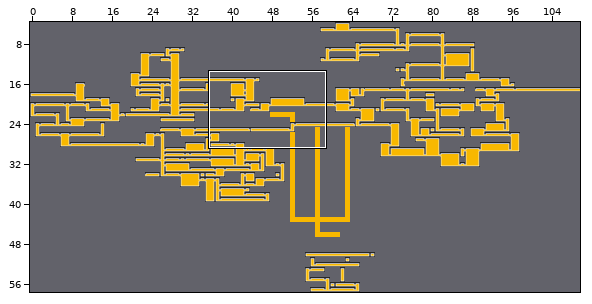
Two versions of a level (Tiled map, maps/worldmaptiles.tmx). The picture above shows the old version from afar; the outline marks the close-up.
Close-up. Old version:
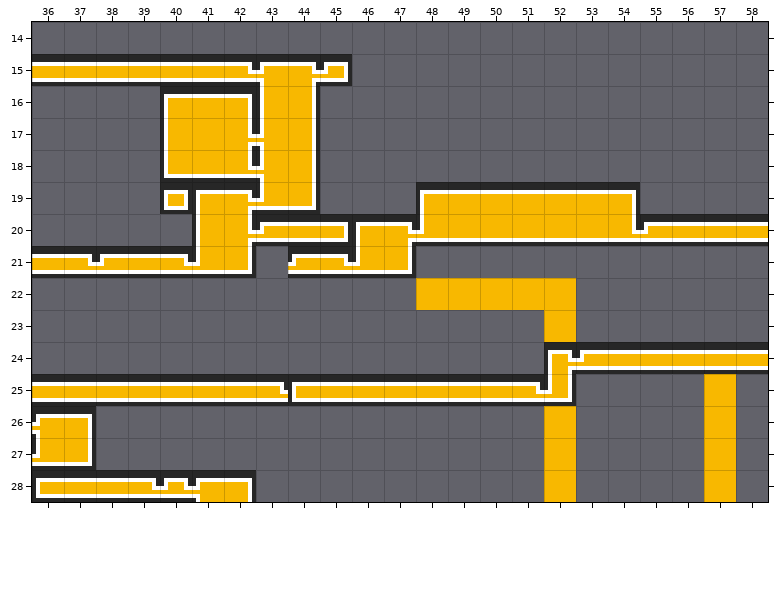
Cells are 16x16 px. Shown: x 36..58, y 14..28.
The same view after the edit:
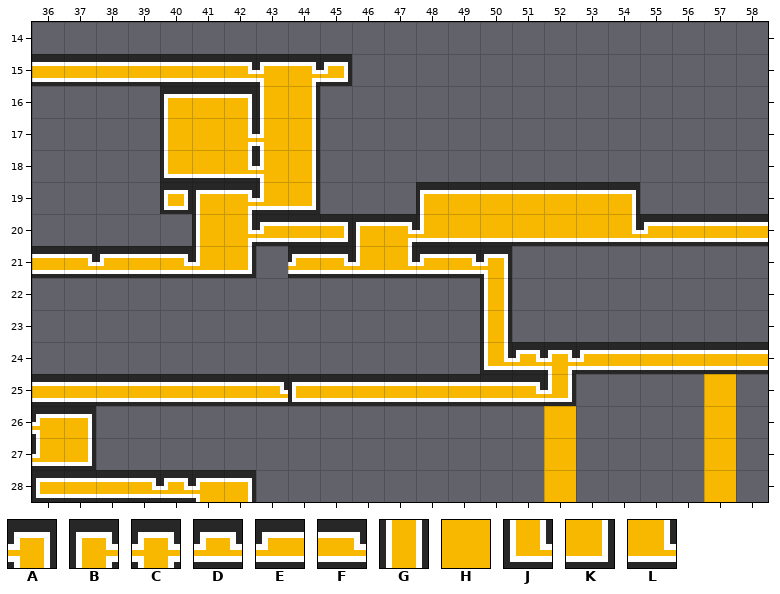
Key: from "maptiles": A 1, B 2, C 3, D 67, E 81, F 98, G 128, H 176, J 194, K 224, L 226.
_ is an empty cell.
Difference:
{"where": "layer \"town\""}
{"y":21,"x":47,"old":"K___","new":"LEFA"}
{"y":22,"x":50,"old":"_","new":"G"}
{"y":23,"x":50,"old":"_","new":"G"}
{"y":24,"x":50,"old":"_","new":"J"}
{"where": "layer \"fridge\""}
{"y":22,"x":48,"old":"HHHHH","new":"_____"}
{"y":23,"x":52,"old":"H","new":"_"}
{"y":24,"x":51,"old":"_B","new":"DC"}
{"label":"changed","picture_box":[408,246,576,374]}
